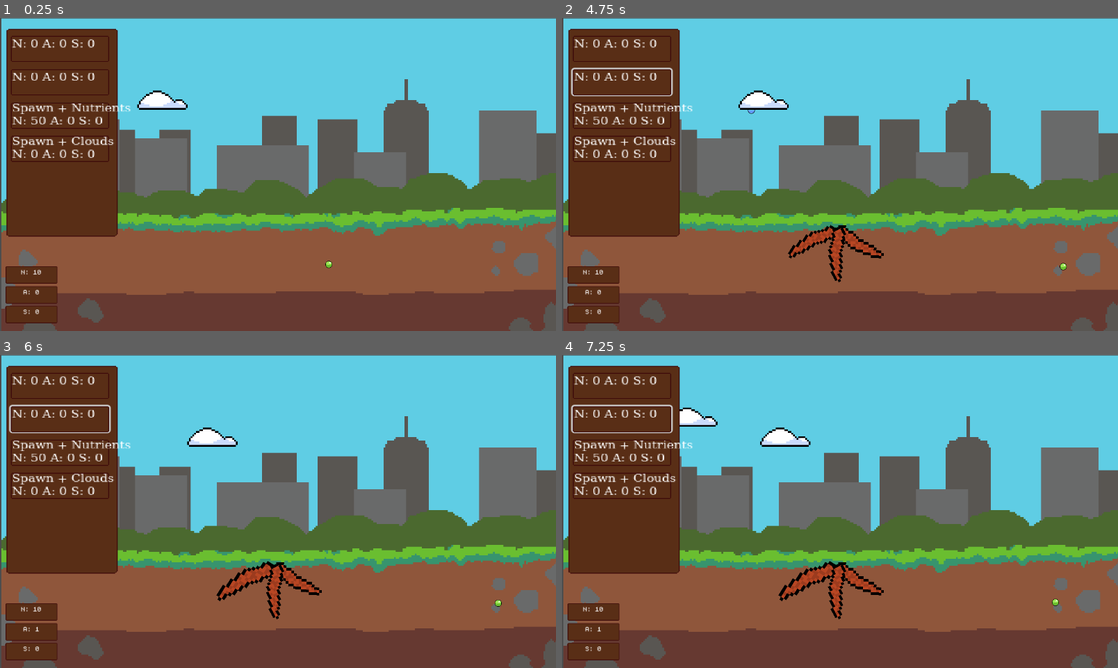
Above: before the commit, frames 1-4 (two rows, left to right).
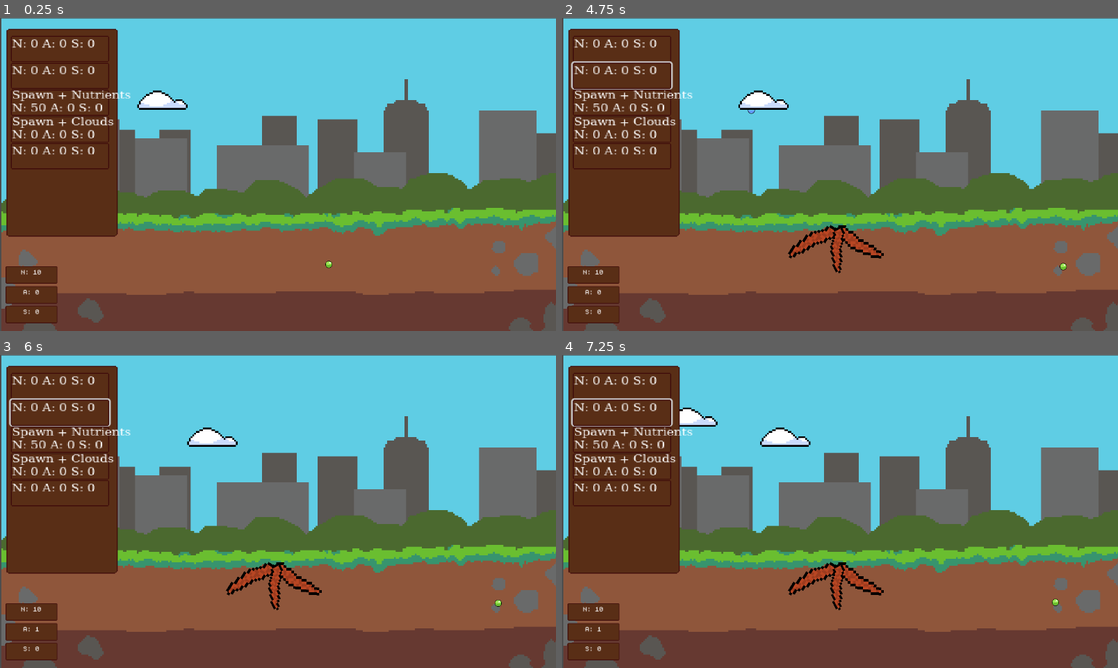
Above: after the commit, the same moments.

Repository: LeaoLuciano/ggj23
Game: Godot game, scene res://scenes/util/root_scene.tscn
Same seed, same stepped clock (60 frames per second), same inputs: the game is played once before the commit and once after it.
Inputs (mouse positions are in pixels of both pictures, inside the frame that each line leads up to):
- Up to frame 1 (0.25 s): no input
- Up to frame 2 (4.75 s): click (623, 49) at 0.52 s; click (623, 49) at 1.27 s; click (623, 49) at 2.02 s; tap Enter at 2.75 s; move the mouse to (890, 265) at 2.77 s; click (890, 265) at 2.92 s; move the mouse to (751, 99) at 3.52 s; click (751, 99) at 3.67 s; tap Space at 4.25 s; move the mouse to (623, 74) at 4.27 s; click (623, 74) at 4.42 s
- Up to frame 3 (6 s): move the mouse to (189, 452) at 5.02 s; click (189, 452) at 5.17 s; tap Enter at 5.75 s; move the mouse to (444, 558) at 5.77 s; click (444, 558) at 5.92 s
- Up to frame 4 (7.25 s): move the mouse to (684, 417) at 6.52 s; click (684, 417) at 6.67 s

The runs differ from the first frame. In frame 1, 2.3% of the frame differs, in the area x 2-24%, y 14-49%; in frame 2, 2.8%; in frame 3, 3.1%, in the area x 1-52%, y 13-85%; in frame 4, 3.1%.
Error in both runs: Cannot call method 'disconnect' on a null value. (res://scenes/tree/Drainer.gd:20)

Commit message:
Upgrades

Diff:
--- a/scenes/items/upgrades/upgrade_menu/unlock_upgrade.gd
+++ b/scenes/items/upgrades/upgrade_menu/unlock_upgrade.gd
@@ -18,3 +18,5 @@
 		take_resources()
 		match type:
 			"root": upgrade_man.tree.add_root()
+			"leaf": upgrade_man.tree.add_leaf()
+			"levelup": upgrade_man.tree.upgrade()
--- a/scenes/items/upgrades/upgrade_menu/upgrade_manager.tscn
+++ b/scenes/items/upgrades/upgrade_menu/upgrade_manager.tscn
@@ -40,7 +40,7 @@
 layout_mode = 2
 size_flags_vertical = 3
 script = ExtResource("4_4ih28")
-type = "root"
+type = "leaf"
 upgrade_man = NodePath("../../..")
 
 [node name="Upgrade3" parent="Sprite2D/VBoxContainer" node_paths=PackedStringArray("upgrade_man") instance=ExtResource("2_y1ylx")]
@@ -58,6 +58,13 @@
 upgrade_man = NodePath("../../..")
 button_text = "Spawn + Clouds"
 
+[node name="Upgrade5" parent="Sprite2D/VBoxContainer" node_paths=PackedStringArray("upgrade_man") instance=ExtResource("2_y1ylx")]
+layout_mode = 2
+size_flags_vertical = 3
+script = ExtResource("4_4ih28")
+type = "levelup"
+upgrade_man = NodePath("../../..")
+
 [node name="Timer" type="Timer" parent="."]
 autostart = true
 
